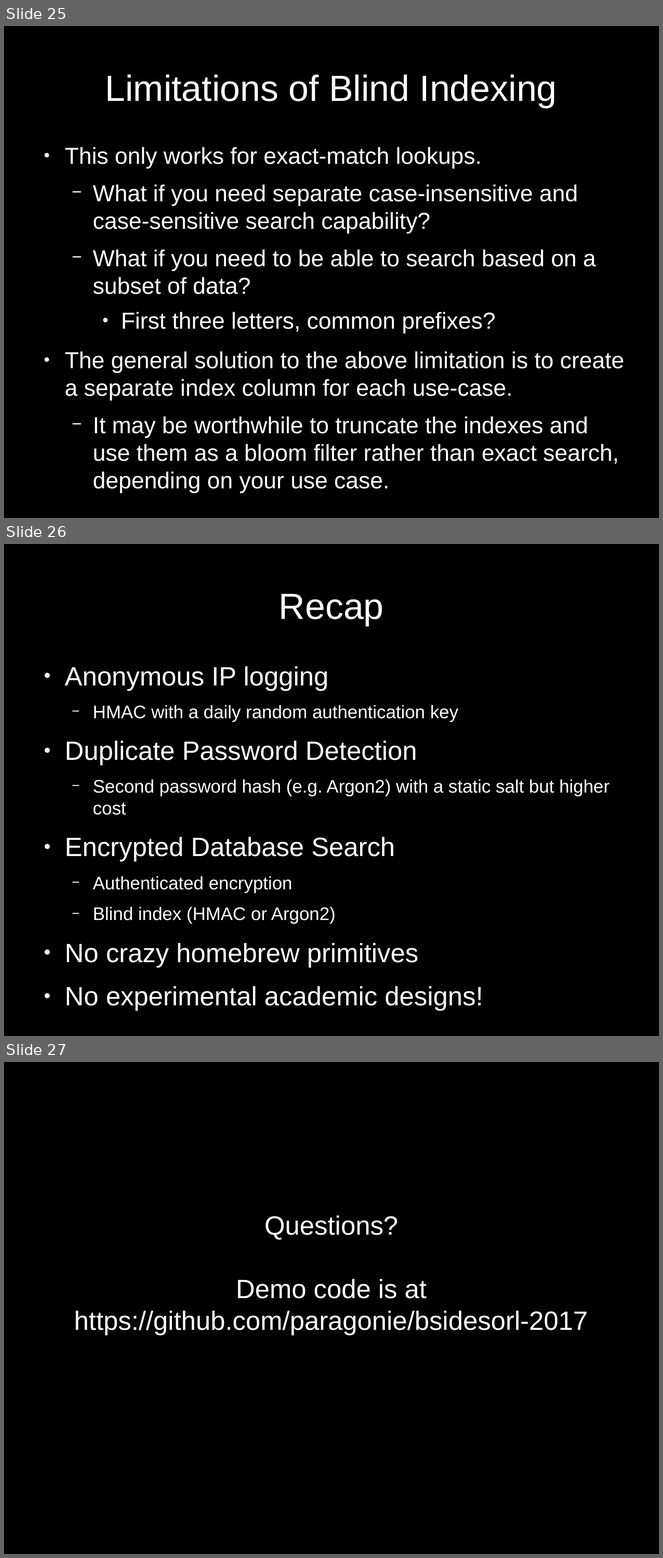
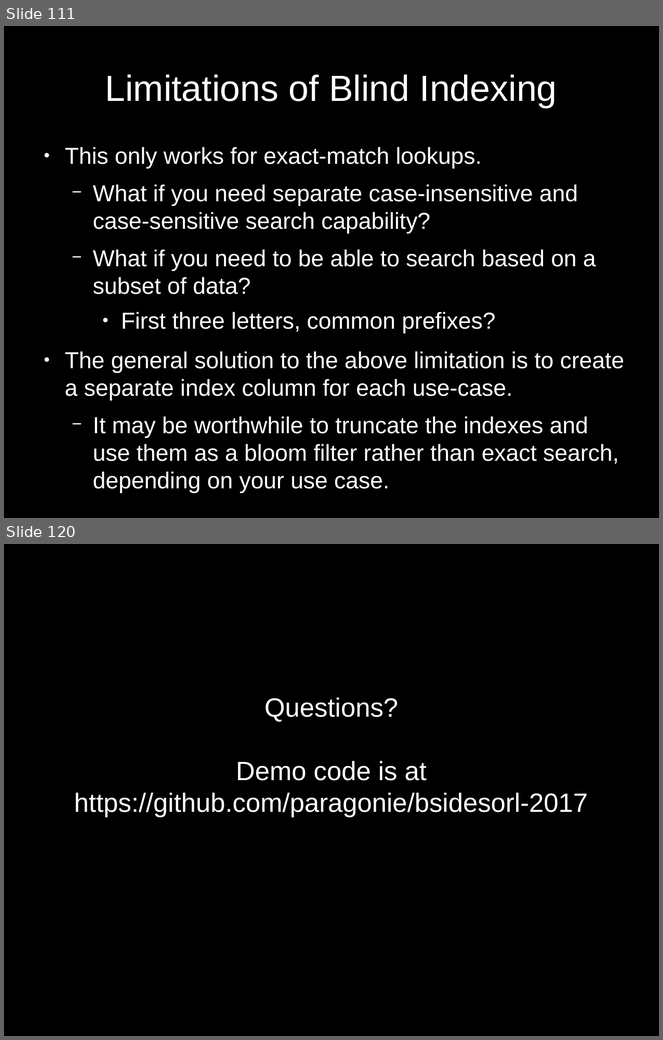
Before and after one commit to paragonie/bsidesorl-2017, a slide deck: talk/20170408-BsidesOrlando-ScottArciszewski.odp. Shown one above the other, each under a label of ours: slides 25, 26 and 27 before the commit, slides 111 and 120 after it; the slides between them are not shown. The pictures are 663x1558 and 663x1040 pixels, drawn with LibreOffice and Linux fonts; fonts in the diff are those of the drawing. Boxes give left, top, right and bottom in pixels: in the first picture for what was removed or moved away, otherwise in the second. Text is boxed around its words. In the diff, an @@ line names an element or a change of style, - is before the commit and + after.

```diff
--- a/talk/20170408-BsidesOrlando-ScottArciszewski.odp
+++ b/talk/20170408-BsidesOrlando-ScottArciszewski.odp
@@ slide 26 removed at [4,544,659,1036], background #000000 @@
@@ title removed at [279,594,384,626] @@
-Recap
@@ text removed at [65,666,610,1011] @@
-● Anonymous IP logging
-  − HMAC with a daily random authentication key
-● Duplicate Password Detection
-  − Second password hash (e.g. Argon2) with a static salt but higher cost
-● Encrypted Database Search
-  − Authenticated encryption
-  − Blind index (HMAC or Argon2)
-● No crazy homebrew primitives
-● No experimental academic designs!
@@ what was slide 25 is now slide 111 @@
@@ what was slide 27 is now slide 120 @@
```
Also in this commit, not shown: 6 slides changed, 94 slides added, 1 other file.
